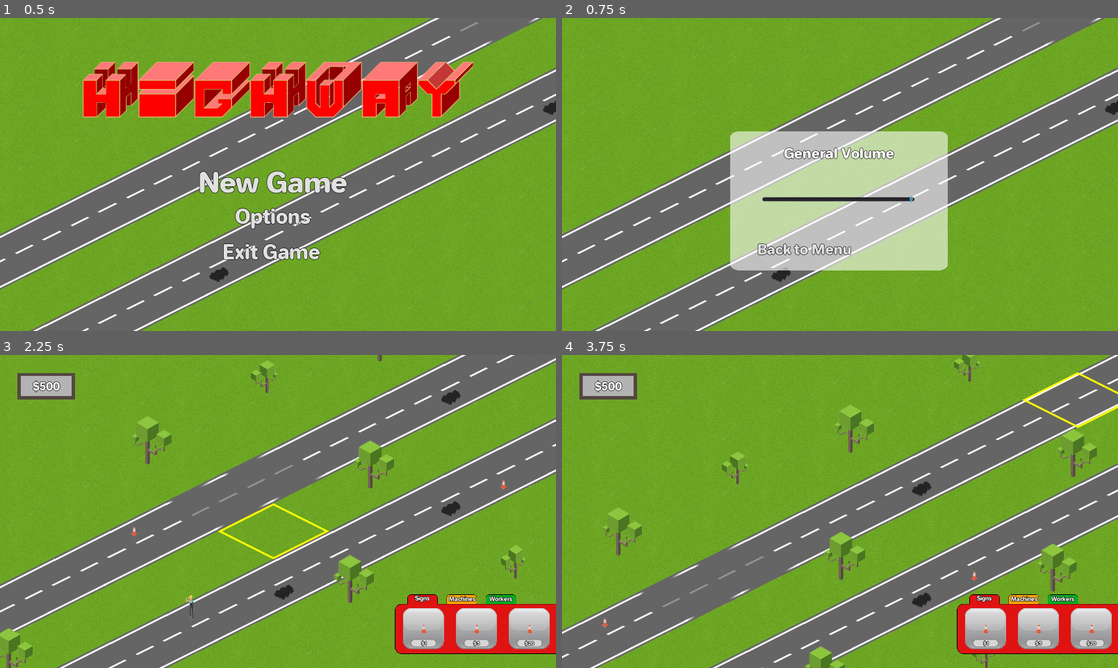
Above: before the commit, frames 1-4 (two rows, left to right).
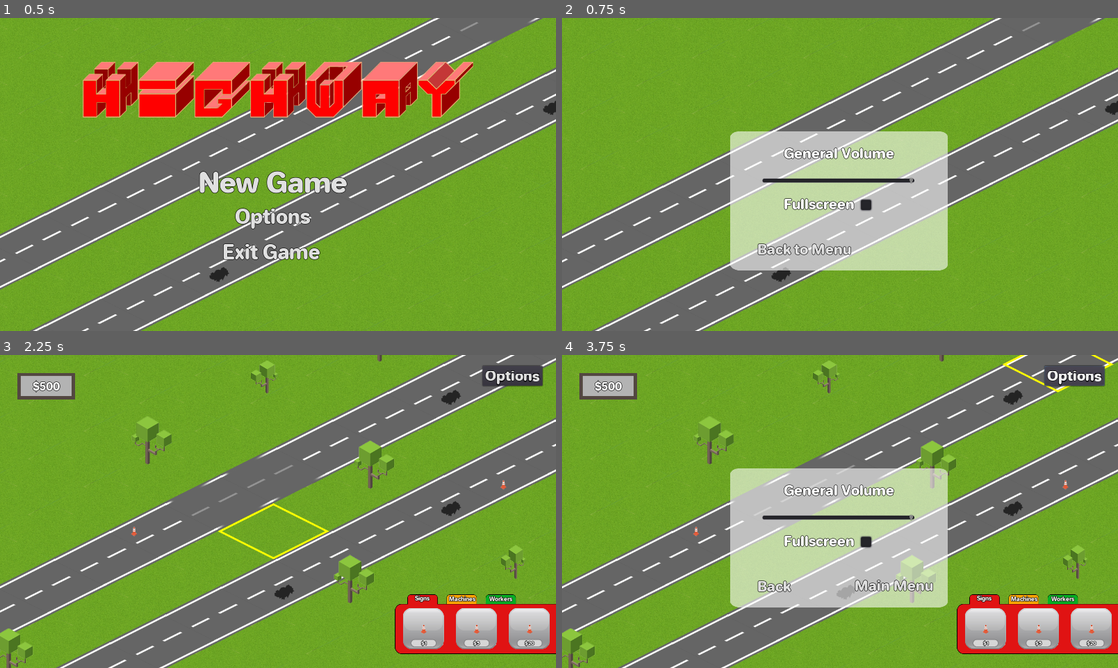
Above: after the commit, the same moments.

Repository: Machalord/Global-Game-Jam-2020
Game: Godot game, scene res://escenas/Menu.tscn
Same seed, same stepped clock (60 frames per second), same inputs: the game is played once before the commit and once after it. Before the commit the project has no main scene; this scene is started directly in both runs.
Inputs (mouse positions are in pixels of both pictures, inside the frame that each line leads up to):
- Up to frame 1 (0.5 s): no input
- Up to frame 2 (0.75 s): click "Options" at 0.5 s
- Up to frame 3 (2.25 s): click "Back to Menu" at 1.25 s; click "New Game" at 2 s
- Up to frame 4 (3.75 s): click "Signs" at 2.75 s; click (1073, 376) at 3.5 s, where only the run after the commit has a clickable "Options"

Frame 1 is identical in both runs. In frame 2, 1.2% of the frame differs, in the area x 36-64%, y 51-62%; in frame 3, 0.8%; in frame 4, 56%, in the area x 0-100%, y 0-100%.

Commit message:
menu y pausa

Diff:
--- a/aplanadora.tscn
+++ b/aplanadora.tscn
@@ -8,6 +8,7 @@
 radius = 19.9337
 
 [node name="aplanadora" type="Sprite"]
+pause_mode = 1
 position = Vector2( 1022.7, 64.378 )
 texture = ExtResource( 1 )
 
--- a/escenas/Hud.gd
+++ b/escenas/Hud.gd
@@ -7,6 +7,7 @@
 var show=false
 # Called when the node enters the scene tree for the first time.
 func _ready():
+
 	pass # Replace with function body.
 
 func _process(delta):
@@ -17,7 +18,10 @@
 #	if get_global_mouse_position().y<position.y+550 and show:
 #		$AnimationPlayer.play("hide")
 #		show=false
-
+	if Input.is_action_just_pressed("pause"):
+		get_tree().paused !=get_tree().paused
+	if Input.is_action_just_pressed("options"):
+		$optionsmenu.visible=!$optionsmenu.visible
 	pass
 
 func _on_Button_pressed(current_panel):
@@ -48,3 +52,18 @@
 #		$AnimationPlayer.play("show")
 #		show=true
 #	pass # Replace with function body.
+
+
+func _on_back_pressed():
+	$optionsmenu.visible=false
+	pass # Replace with function body.
+
+
+func _on_showoptions_pressed():
+	$optionsmenu.visible=true
+	pass # Replace with function body.
+
+
+func _on_mainmenu_pressed():
+	get_tree().change_scene("res://escenas/Menu.tscn")
+	pass # Replace with function body.
--- a/escenas/Hud.tscn
+++ b/escenas/Hud.tscn
@@ -19,6 +19,9 @@
 [ext_resource path="res://cono.png" type="Texture" id=17]
 [ext_resource path="res://obrero carretilla.png" type="Texture" id=18]
 [ext_resource path="res://obrero baila.png" type="Texture" id=19]
+[ext_resource path="res://panelopciones.png" type="Texture" id=20]
+[ext_resource path="res://Jellee-Roman.ttf" type="DynamicFontData" id=21]
+[ext_resource path="res://escenas/optionsmenu.gd" type="Script" id=22]
 
 [sub_resource type="DynamicFont" id=1]
 size = 24
@@ -109,7 +112,26 @@
 "values": [ Vector2( 0, 691.761 ), Vector2( 0, 555 ) ]
 }
 
+[sub_resource type="DynamicFont" id=5]
+size = 32
+outline_size = 1
+outline_color = Color( 0, 0, 0, 1 )
+font_data = ExtResource( 21 )
+
+[sub_resource type="DynamicFont" id=6]
+size = 32
+outline_size = 1
+outline_color = Color( 0, 0, 0, 1 )
+font_data = ExtResource( 21 )
+
+[sub_resource type="DynamicFont" id=7]
+size = 32
+outline_size = 1
+outline_color = Color( 0, 0, 0, 1 )
+font_data = ExtResource( 21 )
+
 [node name="Hud" type="Node2D"]
+pause_mode = 2
 script = ExtResource( 4 )
 
 [node name="money" type="TextureRect" parent="."]
@@ -530,11 +552,120 @@
 playback_speed = 3.0
 anims/hide = SubResource( 3 )
 anims/show = SubResource( 4 )
+
+[node name="optionsmenu" type="Control" parent="."]
+pause_mode = 2
+visible = false
+margin_right = 40.0
+margin_bottom = 40.0
+script = ExtResource( 22 )
+__meta__ = {
+"_edit_use_anchors_": false
+}
+
+[node name="TextureRect" type="TextureRect" parent="optionsmenu"]
+modulate = Color( 1, 1, 1, 0.588235 )
+margin_left = 388.0
+margin_top = 261.0
+margin_right = 888.0
+margin_bottom = 580.0
+texture = ExtResource( 20 )
+expand = true
+__meta__ = {
+"_edit_use_anchors_": false
+}
+
+[node name="back" type="Button" parent="optionsmenu"]
+margin_left = 444.0
+margin_top = 509.0
+margin_right = 532.0
+margin_bottom = 555.0
+custom_fonts/font = SubResource( 5 )
+text = "Back"
+flat = true
+align = 0
+__meta__ = {
+"_edit_use_anchors_": false
+}
+
+[node name="mainmenu" type="Button" parent="optionsmenu"]
+margin_left = 667.346
+margin_top = 508.081
+margin_right = 855.346
+margin_bottom = 554.081
+custom_fonts/font = SubResource( 5 )
+text = "Main Menu"
+flat = true
+align = 0
+__meta__ = {
+"_edit_use_anchors_": false
+}
+
+[node name="Label" type="Label" parent="optionsmenu"]
+margin_left = 510.0
+margin_top = 290.545
+margin_right = 762.0
+margin_bottom = 330.545
+custom_fonts/font = SubResource( 6 )
+text = "General Volume"
+align = 1
+valign = 1
+__meta__ = {
+"_edit_use_anchors_": false
+}
+
+[node name="Label2" type="Label" parent="optionsmenu"]
+margin_left = 510.0
+margin_top = 408.0
+margin_right = 672.0
+margin_bottom = 448.0
+custom_fonts/font = SubResource( 6 )
+text = "Fullscreen"
+valign = 1
+__meta__ = {
+"_edit_use_anchors_": false
+}
+
+[node name="volumeslider" type="HSlider" parent="optionsmenu"]
+margin_left = 461.0
+margin_top = 326.0
+margin_right = 812.0
+margin_bottom = 423.0
+min_value = -80.0
+max_value = 0.0
+step = 0.5
+
+[node name="CheckBox" type="CheckBox" parent="optionsmenu"]
+margin_left = 676.0
+margin_top = 406.0
+margin_right = 700.0
+margin_bottom = 430.0
+rect_scale = Vector2( 2, 2 )
+size_flags_horizontal = 3
+size_flags_vertical = 3
+__meta__ = {
+"_edit_use_anchors_": false
+}
+
+[node name="showoptions" type="Button" parent="."]
+margin_left = 1111.42
+margin_top = 24.6067
+margin_right = 1249.42
+margin_bottom = 70.6067
+custom_fonts/font = SubResource( 7 )
+text = "Options"
+__meta__ = {
+"_edit_use_anchors_": false
+}
 [connection signal="pressed" from="panel_buttons/Button" to="." method="_on_Button_pressed" binds= [ 1 ]]
 [connection signal="pressed" from="panel_buttons/Button2" to="." method="_on_Button_pressed" binds= [ 2 ]]
 [connection signal="pressed" from="panel_buttons/Button3" to="." method="_on_Button_pressed" binds= [ 3 ]]
 [connection signal="pressed" from="panel_buttons/Button4" to="." method="_on_Button_pressed" binds= [ 4 ]]
 [connection signal="pressed" from="panel_buttons/Button5" to="." method="_on_Button_pressed" binds= [ 5 ]]
+[connection signal="pressed" from="optionsmenu/back" to="." method="_on_back_pressed"]
+[connection signal="pressed" from="optionsmenu/mainmenu" to="." method="_on_mainmenu_pressed"]
+[connection signal="pressed" from="optionsmenu/CheckBox" to="optionsmenu" method="_on_CheckBox_pressed"]
+[connection signal="pressed" from="showoptions" to="." method="_on_showoptions_pressed"]
 
 [editable path="buttons/buttons3/button8"]
 
--- a/escenas/MainMenuHud.gd
+++ b/escenas/MainMenuHud.gd
@@ -8,6 +8,8 @@
 
 # Called when the node enters the scene tree for the first time.
 func _ready():
+	$optionsmenu/volumeslider.value=AudioServer.get_bus_volume_db(0)
+	$optionsmenu/CheckBox.pressed=OS.window_fullscreen
 	pass # Replace with function body.
 
 
@@ -41,3 +43,8 @@
 	$menu.visible=false
 	$optionsmenu.visible=true
 	pass # Replace with function body.
+
+
+func _on_CheckBox_pressed():
+	OS.window_fullscreen = !OS.window_fullscreen
+	pass # Replace with function body.
--- a/escenas/MainMenuHud.tscn
+++ b/escenas/MainMenuHud.tscn
@@ -1,9 +1,9 @@
-[gd_scene load_steps=9 format=2]
+[gd_scene load_steps=7 format=2]
 
 [ext_resource path="res://escenas/MainMenuHud.gd" type="Script" id=1]
 [ext_resource path="res://Jellee-Roman.ttf" type="DynamicFontData" id=2]
 [ext_resource path="res://logo.png" type="Texture" id=3]
-[ext_resource path="res://panelopciones.png" type="Texture" id=4]
+[ext_resource path="res://escenas/optionsmenu.tscn" type="PackedScene" id=4]
 
 [sub_resource type="DynamicFont" id=1]
 size = 64
@@ -13,18 +13,6 @@
 
 [sub_resource type="DynamicFont" id=2]
 size = 46
-outline_size = 1
-outline_color = Color( 0, 0, 0, 1 )
-font_data = ExtResource( 2 )
-
-[sub_resource type="DynamicFont" id=3]
-size = 32
-outline_size = 1
-outline_color = Color( 0, 0, 0, 1 )
-font_data = ExtResource( 2 )
-
-[sub_resource type="DynamicFont" id=4]
-size = 32
 outline_size = 1
 outline_color = Color( 0, 0, 0, 1 )
 font_data = ExtResource( 2 )
@@ -90,61 +78,10 @@
 "_edit_use_anchors_": false
 }
 
-[node name="optionsmenu" type="Control" parent="."]
-visible = false
-margin_right = 40.0
-margin_bottom = 40.0
-__meta__ = {
-"_edit_use_anchors_": false
-}
-
-[node name="TextureRect" type="TextureRect" parent="optionsmenu"]
-modulate = Color( 1, 1, 1, 0.588235 )
-margin_left = 388.0
-margin_top = 261.0
-margin_right = 888.0
-margin_bottom = 580.0
-texture = ExtResource( 4 )
-expand = true
-__meta__ = {
-"_edit_use_anchors_": false
-}
-
-[node name="Label" type="Label" parent="optionsmenu"]
-margin_left = 510.0
-margin_top = 290.545
-margin_right = 762.0
-margin_bottom = 330.545
-custom_fonts/font = SubResource( 3 )
-text = "General Volume"
-align = 1
-valign = 1
-__meta__ = {
-"_edit_use_anchors_": false
-}
-
-[node name="back" type="Button" parent="optionsmenu"]
-margin_left = 444.0
-margin_top = 509.0
-margin_right = 671.0
-margin_bottom = 555.0
-custom_fonts/font = SubResource( 4 )
-text = "Back to Menu"
-flat = true
-align = 0
-__meta__ = {
-"_edit_use_anchors_": false
-}
-
-[node name="volumeslider" type="HSlider" parent="optionsmenu"]
-margin_left = 461.0
-margin_top = 369.0
-margin_right = 812.0
-margin_bottom = 466.0
-min_value = -80.0
-max_value = 0.0
-step = 0.5
+[node name="optionsmenu" parent="." instance=ExtResource( 4 )]
 [connection signal="pressed" from="menu/newgame" to="." method="_on_newgame_pressed"]
 [connection signal="pressed" from="menu/options" to="." method="_on_options_pressed"]
 [connection signal="pressed" from="menu/quit" to="." method="_on_quit_pressed"]
 [connection signal="pressed" from="optionsmenu/back" to="." method="_on_back_pressed"]
+
+[editable path="optionsmenu"]
--- /dev/null
+++ b/escenas/optionsmenu.gd
@@ -0,0 +1,23 @@
+extends Control
+
+
+# Declare member variables here. Examples:
+# var a = 2
+# var b = "text"
+
+
+# Called when the node enters the scene tree for the first time.
+func _ready():
+	$volumeslider.value=AudioServer.get_bus_volume_db(0)
+	$CheckBox.pressed=OS.window_fullscreen
+	pass # Replace with function body.
+
+
+# Called every frame. 'delta' is the elapsed time since the previous frame.
+#func _process(delta):
+#	pass
+
+
+func _on_CheckBox_pressed():
+	OS.window_fullscreen = !OS.window_fullscreen
+	pass # Replace with function body.
--- /dev/null
+++ b/escenas/optionsmenu.tscn
@@ -0,0 +1,99 @@
+[gd_scene load_steps=6 format=2]
+
+[ext_resource path="res://panelopciones.png" type="Texture" id=1]
+[ext_resource path="res://Jellee-Roman.ttf" type="DynamicFontData" id=2]
+[ext_resource path="res://escenas/optionsmenu.gd" type="Script" id=3]
+
+[sub_resource type="DynamicFont" id=5]
+size = 32
+outline_size = 1
+outline_color = Color( 0, 0, 0, 1 )
+font_data = ExtResource( 2 )
+
+[sub_resource type="DynamicFont" id=6]
+size = 32
+outline_size = 1
+outline_color = Color( 0, 0, 0, 1 )
+font_data = ExtResource( 2 )
+
+[node name="optionsmenu" type="Control"]
+pause_mode = 2
+visible = false
+margin_right = 40.0
+margin_bottom = 40.0
+script = ExtResource( 3 )
+__meta__ = {
+"_edit_use_anchors_": false
+}
+
+[node name="TextureRect" type="TextureRect" parent="."]
+modulate = Color( 1, 1, 1, 0.588235 )
+margin_left = 388.0
+margin_top = 261.0
+margin_right = 888.0
+margin_bottom = 580.0
+texture = ExtResource( 1 )
+expand = true
+__meta__ = {
+"_edit_use_anchors_": false
+}
+
+[node name="back" type="Button" parent="."]
+margin_left = 444.0
+margin_top = 509.0
+margin_right = 671.0
+margin_bottom = 555.0
+custom_fonts/font = SubResource( 5 )
+text = "Back to Menu"
+flat = true
+align = 0
+__meta__ = {
+"_edit_use_anchors_": false
+}
+
+[node name="Label" type="Label" parent="."]
+margin_left = 510.0
+margin_top = 290.545
+margin_right = 762.0
+margin_bottom = 330.545
+custom_fonts/font = SubResource( 6 )
+text = "General Volume"
+align = 1
+valign = 1
+__meta__ = {
+"_edit_use_anchors_": false
+}
+
+[node name="Label2" type="Label" parent="."]
+margin_left = 510.0
+margin_top = 408.0
+margin_right = 672.0
+margin_bottom = 448.0
+custom_fonts/font = SubResource( 6 )
+text = "Fullscreen"
+valign = 1
+__meta__ = {
+"_edit_use_anchors_": false
+}
+
+[node name="volumeslider" type="HSlider" parent="."]
+margin_left = 461.0
+margin_top = 326.0
+margin_right = 812.0
+margin_bottom = 423.0
+min_value = -80.0
+max_value = 0.0
+step = 0.5
+
+[node name="CheckBox" type="CheckBox" parent="."]
+margin_left = 676.0
+margin_top = 406.0
+margin_right = 700.0
+margin_bottom = 430.0
+rect_scale = Vector2( 2, 2 )
+size_flags_horizontal = 3
+size_flags_vertical = 3
+__meta__ = {
+"_edit_use_anchors_": false
+}
+[connection signal="pressed" from="CheckBox" to="." method="_on_CheckBox_pressed"]
--- a/game.tscn
+++ b/game.tscn
@@ -11,7 +11,6 @@
 [ext_resource path="res://peaje.tscn" type="PackedScene" id=9]
 [ext_resource path="res://escenas/Hud.tscn" type="PackedScene" id=10]
 [ext_resource path="res://peaje2.png" type="Texture" id=11]
-[ext_resource path="res://obrero baila.tscn" type="PackedScene" id=12]
 
 [sub_resource type="RectangleShape2D" id=1]
 extents = Vector2( 49.6951, 359.251 )
@@ -47,6 +46,7 @@
 script = ExtResource( 3 )
 
 [node name="TileMap" type="TileMap" parent="."]
+pause_mode = 1
 mode = 1
 tile_set = ExtResource( 2 )
 cell_size = Vector2( 256, 128 )
@@ -55,6 +55,7 @@
 script = ExtResource( 7 )
 
 [node name="peaje3" parent="." instance=ExtResource( 9 )]
+pause_mode = 1
 position = Vector2( 1728.35, -121.256 )
 texture = ExtResource( 11 )
 
@@ -62,6 +63,7 @@
 position = Vector2( 40.1737, 25.2024 )
 
 [node name="peaje4" parent="." instance=ExtResource( 9 )]
+pause_mode = 1
 position = Vector2( 1676.04, -29.2393 )
 z_index = 1
 texture = ExtResource( 11 )
@@ -70,6 +72,7 @@
 position = Vector2( 40.1737, 25.2024 )
 
 [node name="peaje" parent="." instance=ExtResource( 9 )]
+pause_mode = 1
 
 [node name="spawnAutos" parent="." instance=ExtResource( 1 )]
 position = Vector2( 2586.98, -753.534 )
@@ -298,6 +301,7 @@
 z_index = 20
 
 [node name="peaje2" parent="." instance=ExtResource( 9 )]
+pause_mode = 1
 position = Vector2( -1332.82, 1223.44 )
 
 [node name="limiteizq" type="Area2D" parent="." groups=[
@@ -351,9 +355,6 @@
 
 [node name="CollisionShape2D" type="CollisionShape2D" parent="Area2D2"]
 shape = SubResource( 10 )
-
-[node name="obrero baila" parent="." instance=ExtResource( 12 )]
-position = Vector2( 297.076, 625.326 )
 [connection signal="area_entered" from="CameraControl/AreaIzq" to="CameraControl" method="_on_AreaIzq_area_entered"]
 [connection signal="area_exited" from="CameraControl/AreaIzq" to="CameraControl" method="_on_AreaIzq_area_exited"]
 [connection signal="mouse_entered" from="CameraControl/AreaIzq" to="CameraControl" method="_on_AreaIzq_mouse_entered"]
--- a/laQuePinta.tscn
+++ b/laQuePinta.tscn
@@ -8,6 +8,7 @@
 radius = 41.3242
 
 [node name="laquepinta" type="Sprite"]
+pause_mode = 1
 position = Vector2( 1022.7, 64.378 )
 texture = ExtResource( 2 )
 
--- a/project.godot
+++ b/project.godot
@@ -16,17 +16,18 @@
 [application]
 
 config/name="Global Game Jam 2020"
+run/main_scene="res://escenas/Menu.tscn"
 config/icon="res://icon.png"
 
 [autoload]
 
 Global="*res://Global.gd"
-music="*res://music.tscn"
 
 [display]
 
 window/size/width=1280
 window/size/height=720
+window/size/fullscreen=true
 window/stretch/mode="2d"
 window/stretch/aspect="expand"
 
@@ -37,6 +38,16 @@
 "events": [ Object(InputEventMouseButton,"resource_local_to_scene":false,"resource_name":"","device":0,"alt":false,"shi …(212 unchanged characters)…
  ]
 }
+pausa={
+"deadzone": 0.5,
+"events": [ Object(InputEventKey,"resource_local_to_scene":false,"resource_name":"","device":0,"alt":false,"shift":false,"control":false,"meta":false,"command":false,"pressed":false,"scancode":32,"unicode":0,"echo":false,"script":null)
+ ]
+}
+options={
+"deadzone": 0.49,
+"events": [ Object(InputEventKey,"resource_local_to_scene":false,"resource_name":"","device":0,"alt":false,"shift":false,"control":false,"meta":false,"command":false,"pressed":false,"scancode":16777217,"unicode":0,"echo":false,"script":null)
+ ]
+}
 
 [rendering]
 
--- a/spawnAutos.tscn
+++ b/spawnAutos.tscn
@@ -3,6 +3,7 @@
 [ext_resource path="res://spawnAutos.gd" type="Script" id=1]
 
 [node name="spawnAutos" type="Node2D"]
+pause_mode = 1
 script = ExtResource( 1 )
 
 [node name="Timer" type="Timer" parent="."]
Not shown: 1 places in escenas/Hud.tscn that only renumber resources
Not shown: 1 places in game.tscn that only renumber resources
